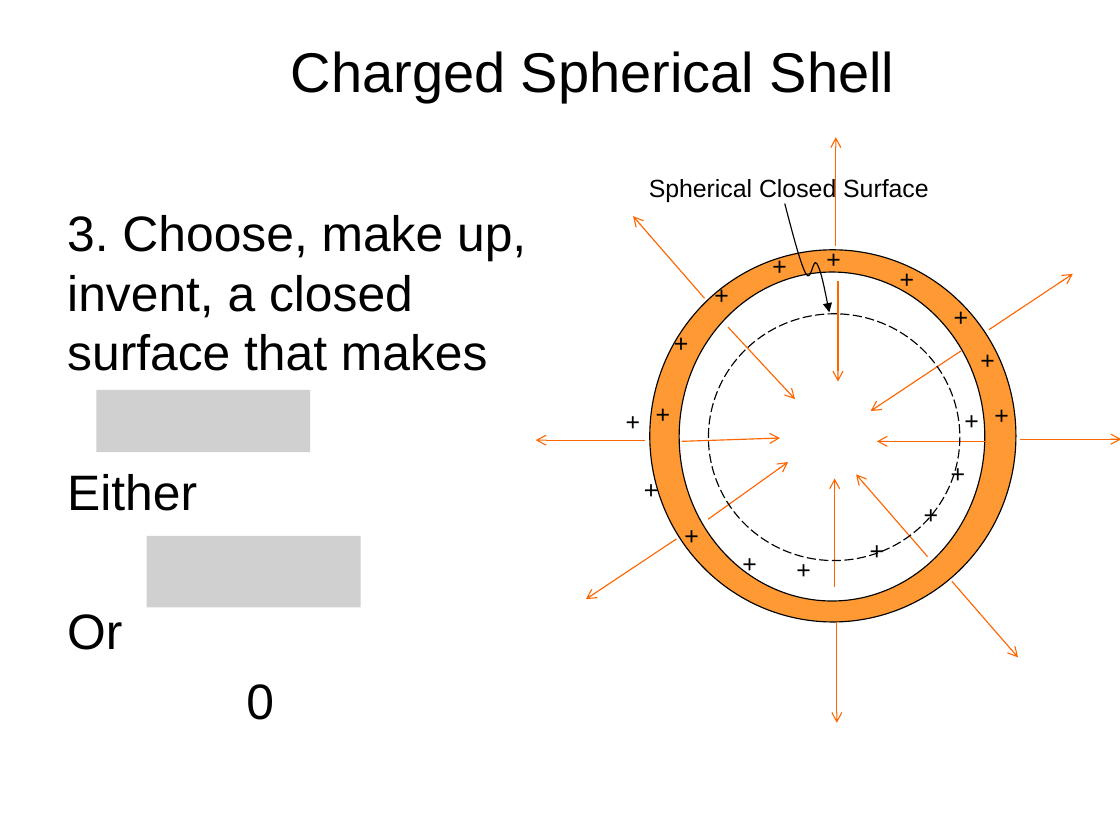
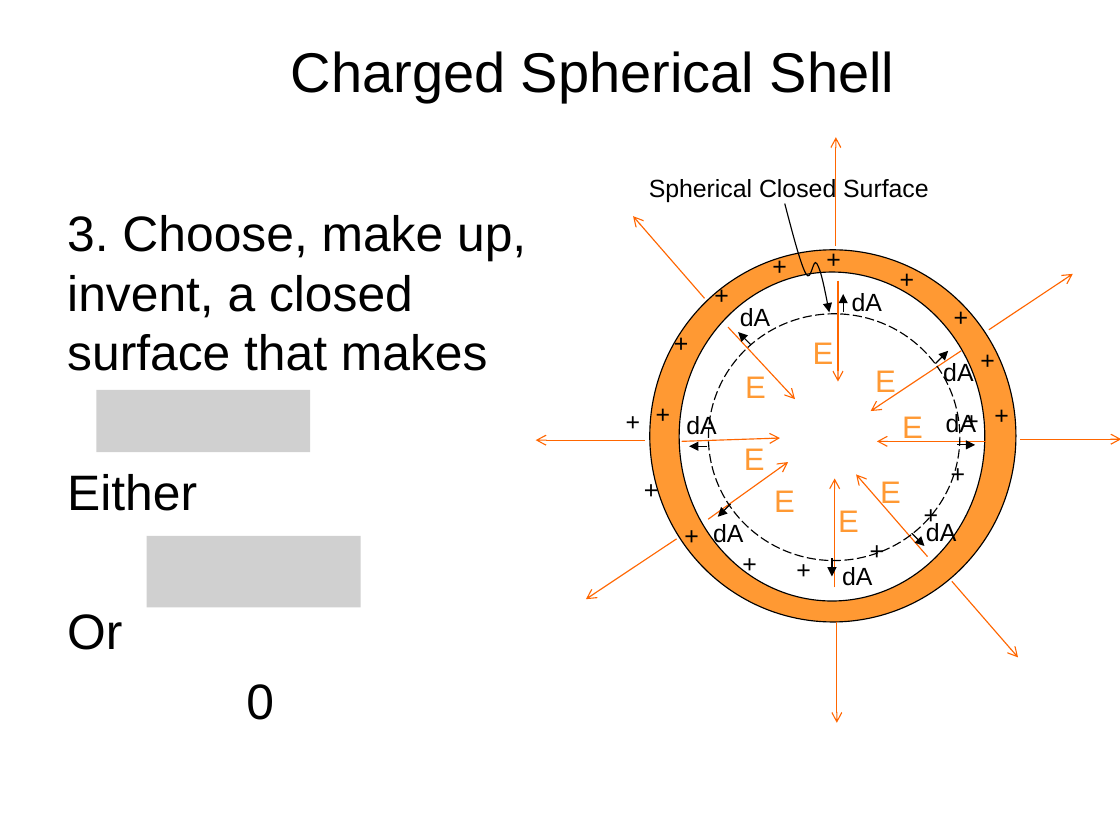
Before and after one commit to rtlines/PH223-Engineering-Physics, a slide deck: slide 18 of Slides/PH223_Lecture_08.pptx. Drawn at 1120x840 pixels with LibreOffice and Linux fonts; fonts in the diff are those of the drawing; grey boxes stand for pictures. Boxes give left, top, right and bottom in pixels: in the first picture for what was removed or moved away, otherwise in the second. Text is boxed around its words. In the diff, an @@ line names an element or a change of style, - is before the commit and + after.

```diff
--- a/Slides/PH223_Lecture_08.pptx
+++ b/Slides/PH223_Lecture_08.pptx
@@ arrow added from (843, 312) to (843, 293), #000000 0.75 pt @@
@@ text added at bbox=[852, 293, 882, 317], 16 pt, text #000000 @@
+dA
@@ text added at bbox=[740, 308, 770, 332], 16 pt, text #000000 @@
+dA
@@ arrow added from (752, 345) to (738, 333), #000000 0.75 pt @@
@@ text added at bbox=[813, 342, 834, 364], 20 pt, text #FF9933 @@
+E
@@ arrow added from (935, 364) to (949, 351), #000000 0.75 pt @@
@@ text added at bbox=[745, 376, 766, 398], 20 pt, text #FF9933 @@
+E
@@ text added at bbox=[875, 370, 896, 399], 20 pt, text #FF9933 @@
+E
@@ text added at bbox=[943, 361, 973, 385], 16 pt, text #000000 @@
+dA
@@ text added at bbox=[686, 415, 716, 440], 16 pt, text #000000 @@
+dA
@@ text added at bbox=[902, 416, 923, 442], 20 pt, text #FF9933 @@
+E
@@ text added at bbox=[946, 412, 976, 438], 16 pt, text #000000 @@
+dA
@@ arrow added from (707, 446) to (689, 446), #000000 0.75 pt @@
@@ text added at bbox=[744, 448, 765, 470], 20 pt, text #FF9933 @@
+E
@@ arrow added from (958, 445) to (976, 445), #000000 0.75 pt @@
@@ arrow added from (730, 504) to (718, 516), #000000 0.75 pt @@
@@ text added at bbox=[774, 490, 795, 512], 20 pt, text #FF9933 @@
+E
@@ text added at bbox=[880, 481, 901, 509], 20 pt, text #FF9933 @@
+E
@@ text added at bbox=[713, 522, 743, 548], 16 pt, text #000000 @@
+dA
@@ text added at bbox=[838, 510, 859, 532], 20 pt, text #FF9933 @@
+E
@@ arrow added from (912, 533) to (924, 545), #000000 0.75 pt @@
@@ text added at bbox=[926, 521, 956, 547], 16 pt, text #000000 @@
+dA
@@ arrow added from (832, 559) to (832, 577), #000000 0.75 pt @@
@@ text added at bbox=[842, 567, 872, 586], 16 pt, text #000000 @@
+dA
```
Also in this commit, not shown: 1 other slide changed, 3 slides added, 2 slides removed, 22 other files.
